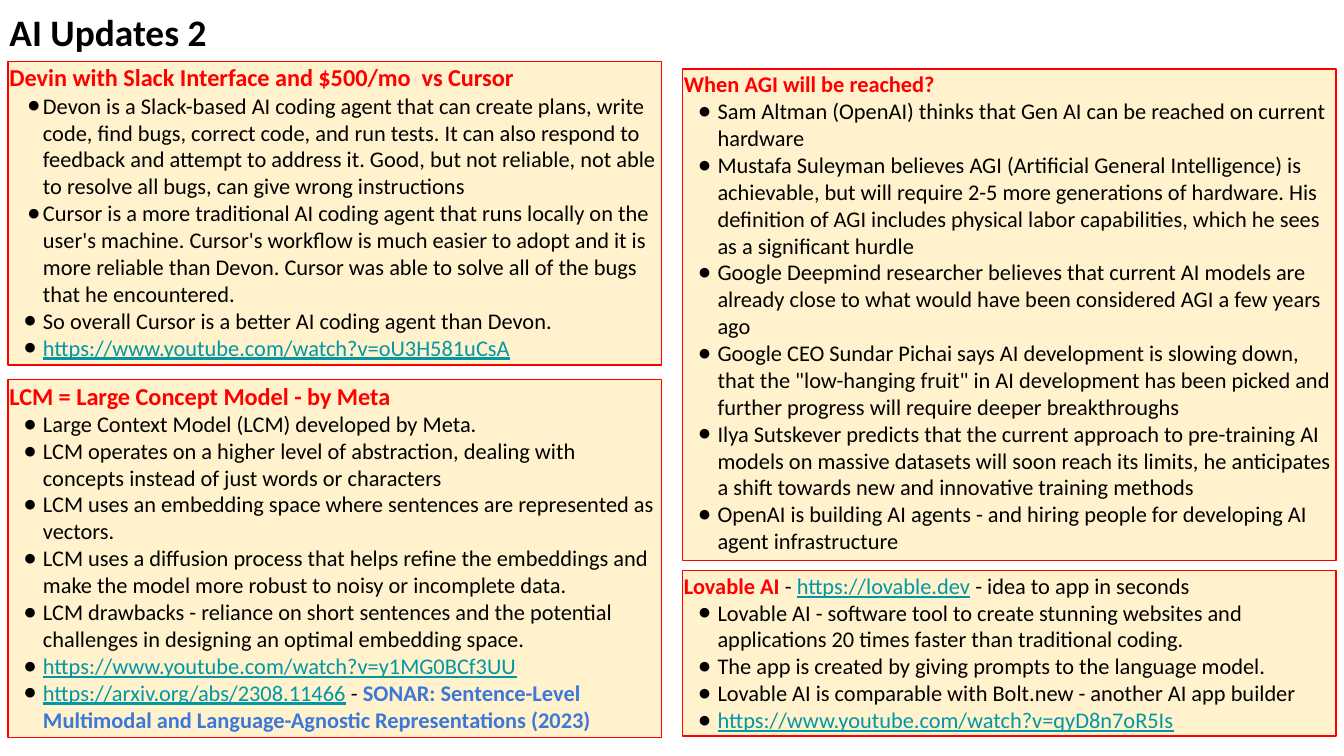
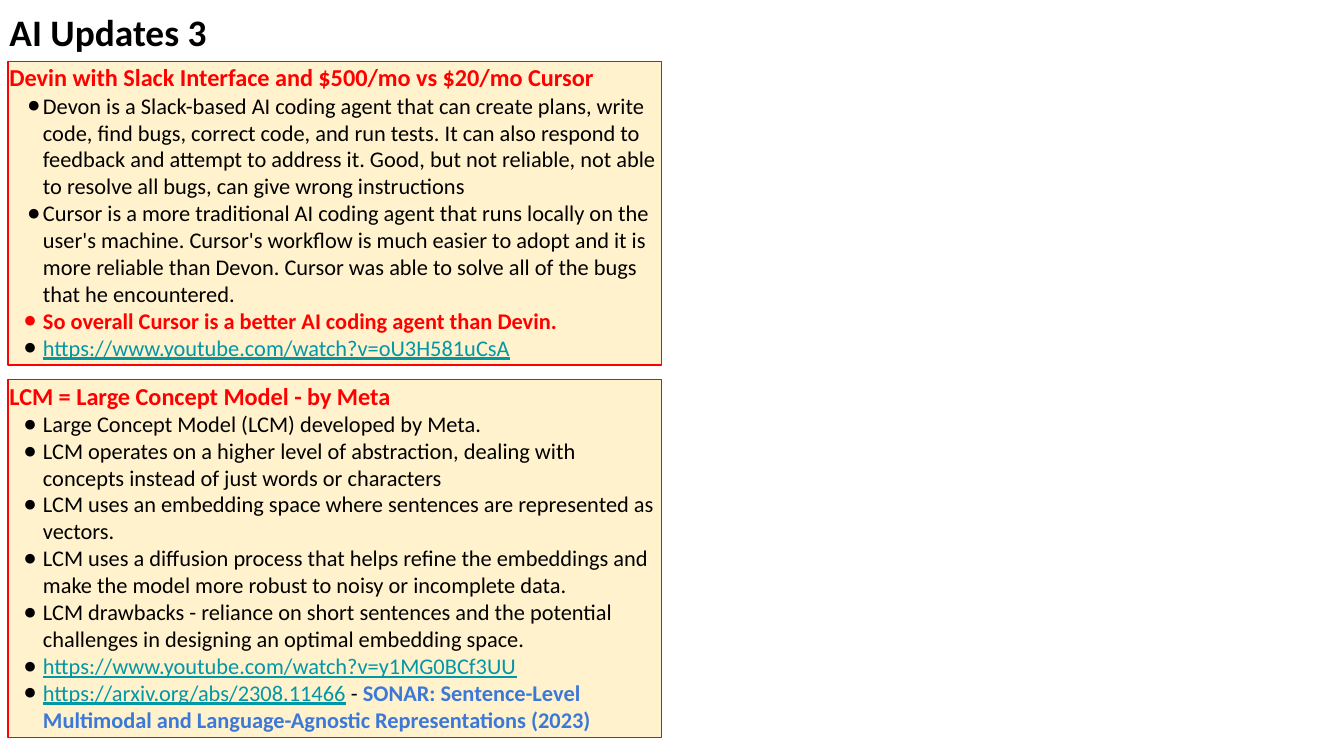
Before and after one commit to lselector/seminar, a slide deck: slide 13 of 2024/2024-12-20-AI-Updates.pptx (slide 10 before the commit). Drawn at 1344x756 pixels with LibreOffice and Linux fonts; fonts in the diff are those of the drawing. Boxes give left, top, right and bottom in pixels: in the first picture for what was removed or moved away, otherwise in the second. Text is boxed around its words. In the diff, an @@ line names an element or a change of style, - is before the commit and + after.

Commit message:
update

```diff
--- a/2024/2024-12-20-AI-Updates.pptx
+++ b/2024/2024-12-20-AI-Updates.pptx
@@ text at (9,19,207,52): text changed @@
-AI Updates 2
+AI Updates 3
@@ text in rectangle at (9,69,593,89): text changed @@
-Devin with Slack Interface and $500/mo vs Cursor
+Devin with Slack Interface and $500/mo vs $20/mo Cursor
@@ rectangle removed at (683,69,1336,560) @@
-When AGI will be reached?
-● Sam Altman (OpenAI) thinks that Gen AI can be reached on current hardware
-● Mustafa Suleyman believes AGI (Artificial General Intelligence) is achievable, but will require 2-5 more generations of hardware. His definition of AGI includes physical labor capabilities, which he sees as a significant hurdle
-● Google Deepmind researcher believes that current AI models are already close to what would have been considered AGI a few years ago
-● Google CEO Sundar Pichai says AI development is slowing down, that the "low-hanging fruit" in AI development has been picked and further progress will require deeper breakthroughs
-● Ilya Sutskever predicts that the current approach to pre-training AI models on massive datasets will soon reach its limits, he anticipates a shift towards new and innovative training methods
-● OpenAI is building AI agents - and hiring people for developing AI agent infrastructure
@@ text in rectangle at (43,313,557,333): text changed; text colour #000000 to #FF0000; bold on @@
-● So overall Cursor is a better AI coding agent than Devon.
+● So overall Cursor is a better AI coding agent than Devin.
@@ text in rectangle at (43,416,481,436): text changed @@
-● Large Context Model (LCM) developed by Meta.
+● Large Concept Model (LCM) developed by Meta.
@@ rectangle removed at (683,571,1336,737) @@
-Lovable AI - https://lovable.dev - idea to app in seconds
-● Lovable AI - software tool to create stunning websites and applications 20 times faster than traditional coding.
-● The app is created by giving prompts to the language model.
-● Lovable AI is comparable with Bolt.new - another AI app builder
-● https://www.youtube.com/watch?v=qyD8n7oR5Is
```
Also in this commit, not shown: 9 other slides changed, 4 slides added.
